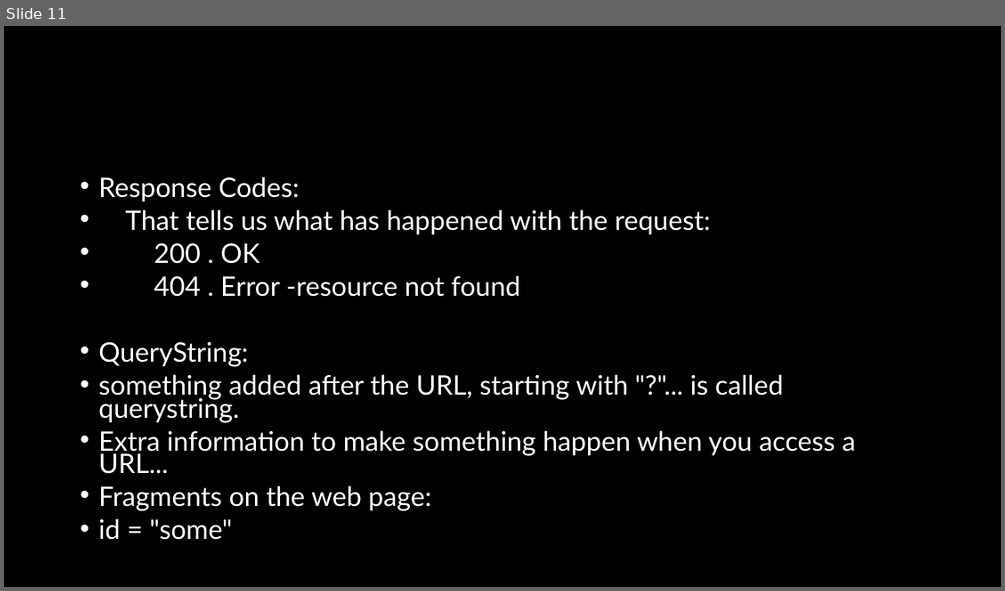
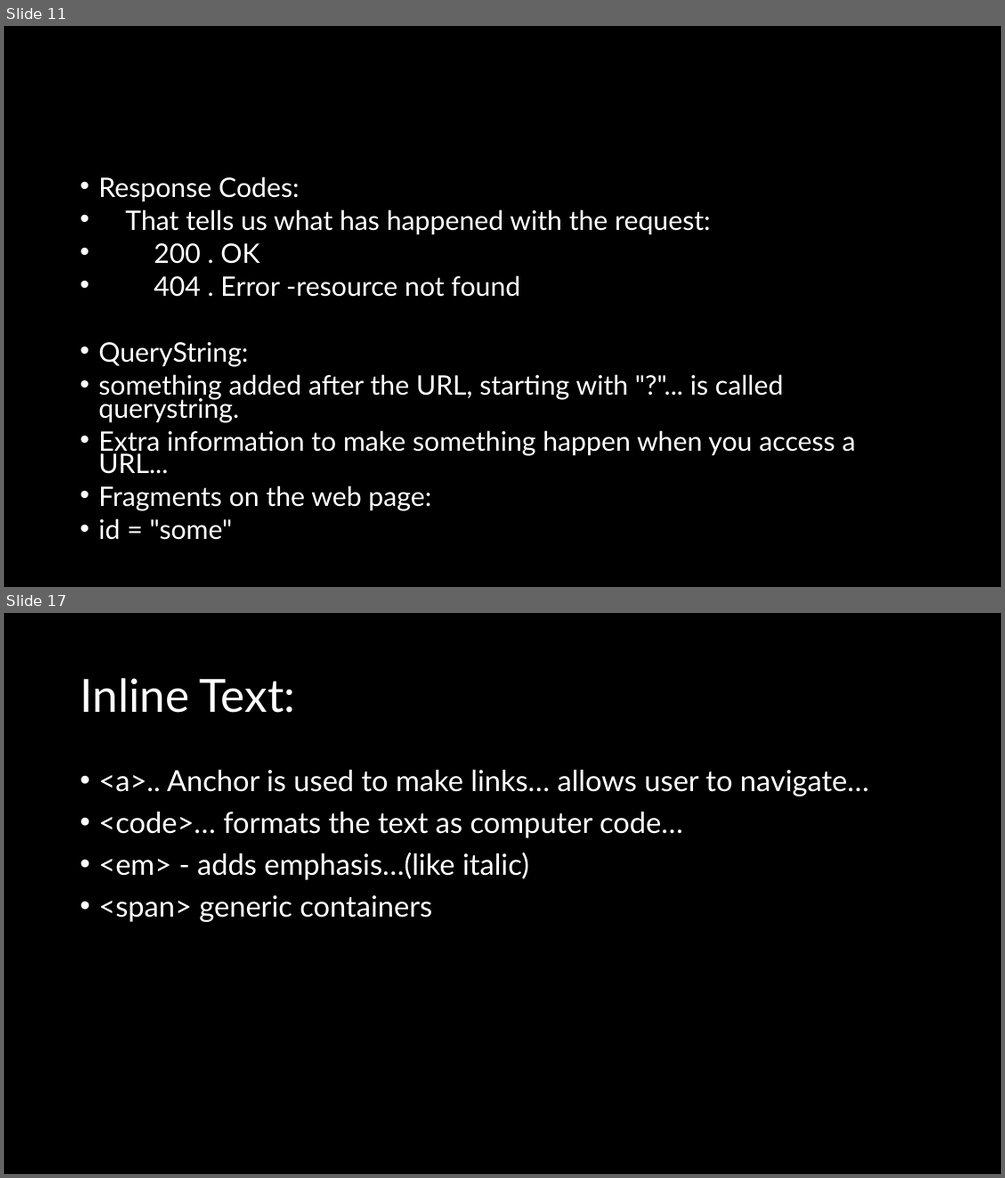
Before and after one commit to natiquekeyin/winter2025, a slide deck: FrontEnd/Week1&2/Week 1&2.pptx. Shown one above the other, each under a label of ours: slide 11 before the commit, slides 11 and 17 after it; the slides between them are not shown. The pictures are 1005x591 and 1005x1178 pixels, drawn with LibreOffice and Linux fonts; fonts in the diff are those of the drawing. Boxes give left, top, right and bottom in pixels: in the first picture for what was removed or moved away, otherwise in the second. Text is boxed around its words. In the diff, an @@ line names an element or a change of style, - is before the commit and + after.

```diff
--- a/FrontEnd/Week1&2/Week 1&2.pptx
+++ b/FrontEnd/Week1&2/Week 1&2.pptx
@@ slide 17 added at (x1=4, y1=613, x2=1001, y2=1174), background #000000 @@
@@ title added at (x1=80, y1=678, x2=296, y2=713), 44 pt, text #FFFFFF @@
+Inline Text:
@@ text added at (x1=98, y1=770, x2=869, y2=922), 28 pt, text #FFFFFF @@
+• <a>.. Anchor is used to make links… allows user to navigate…
+• <code>… formats the text as computer code…
+• <em> - adds emphasis…(like italic)
+• <span> generic containers
```
Also in this commit, not shown: 6 other slides added, 10 other files.
